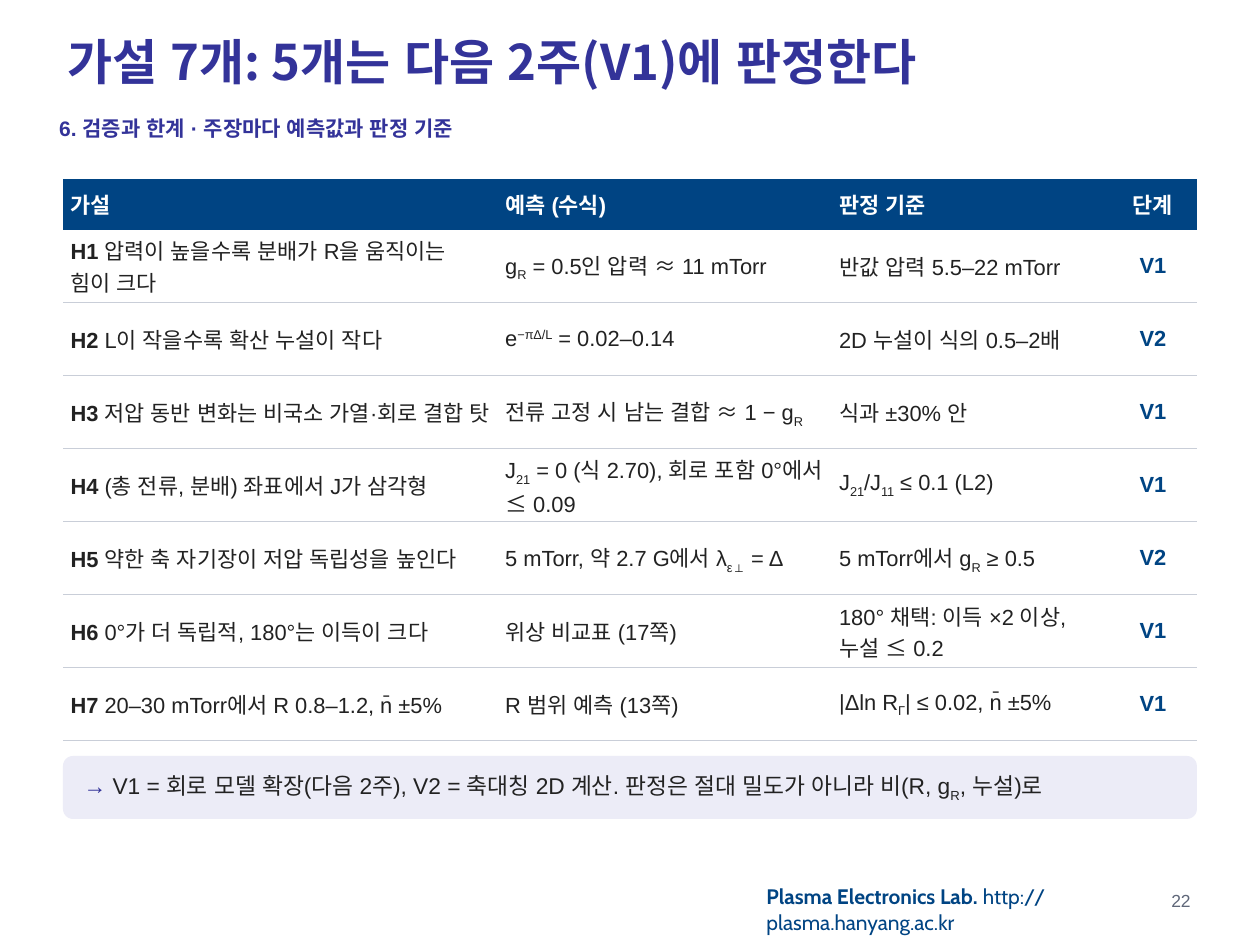
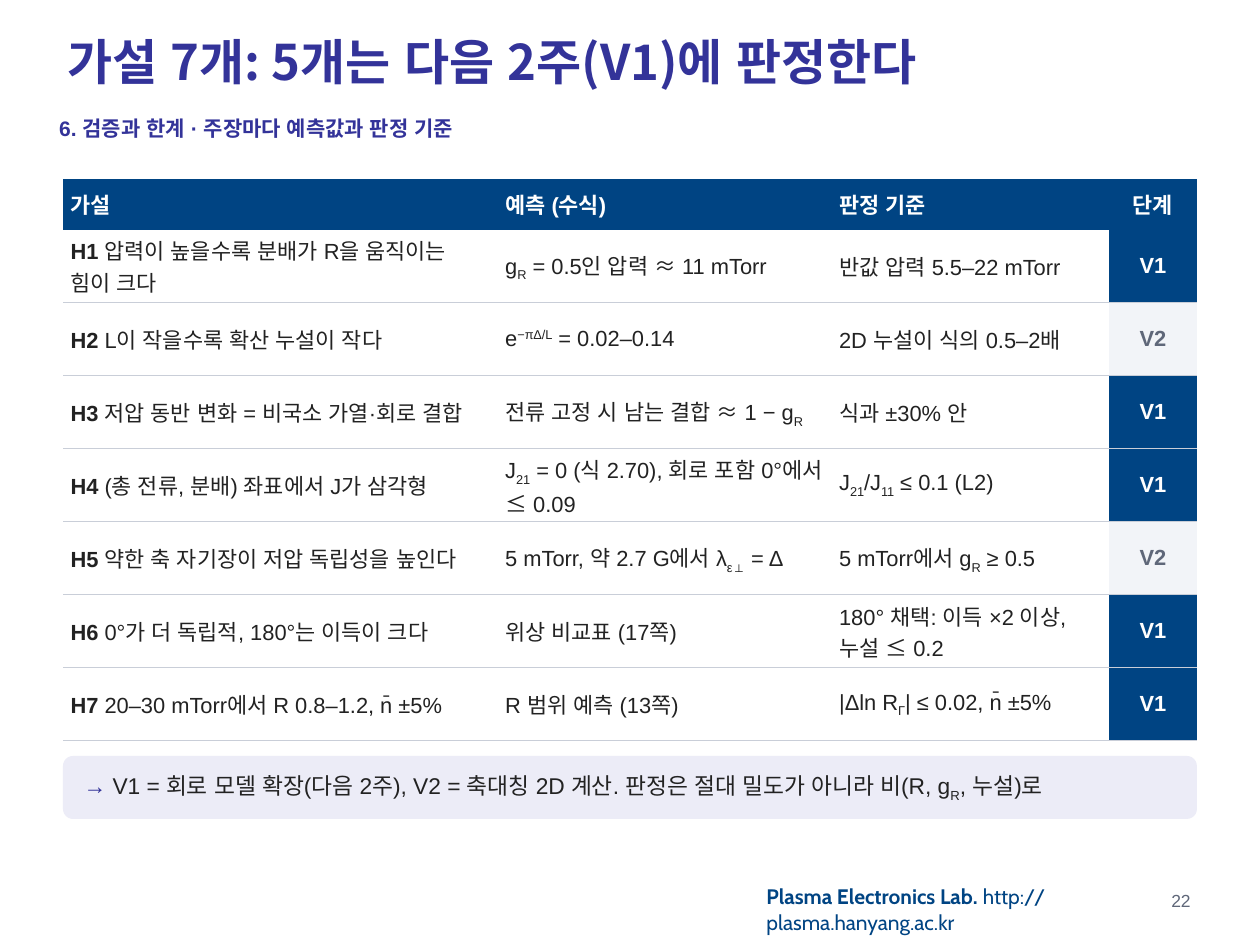
Before and after one commit to garlicjam-pyo/plasma, a slide deck: slide 22 of presentations/1차발표_최종.pptx. Drawn at 1260x945 pixels with LibreOffice and Linux fonts; fonts in the diff are those of the drawing; background and template pictures are left out. Boxes give left, top, right and bottom in pixels: in the first picture for what was removed or moved away, otherwise in the second. Text is boxed around its words. In the diff, an @@ line names an element or a change of style, - is before the commit and + after.

```diff
--- a/presentations/1차발표_최종.pptx
+++ b/presentations/1차발표_최종.pptx
@@ table at (63,179,1197,741) @@
-row 4, column 1: H3 저압 동반 변화는 비국소 가열·회로 결합 탓
+row 4, column 1: H3 저압 동반 변화 = 비국소 가열·회로 결합
@@ fill none to #004483 in 5 cells @@
@@ fill none to #F2F4F8 in 2 cells @@
@@ text colour #004483 to #FFFFFF in "V1", "V1", "V1", "V1" and 1 more places @@
@@ text colour #004483 to #5F6779 in "V2", "V2" @@
```
Also in this commit, not shown: 11 other slides changed, 2 other files.
